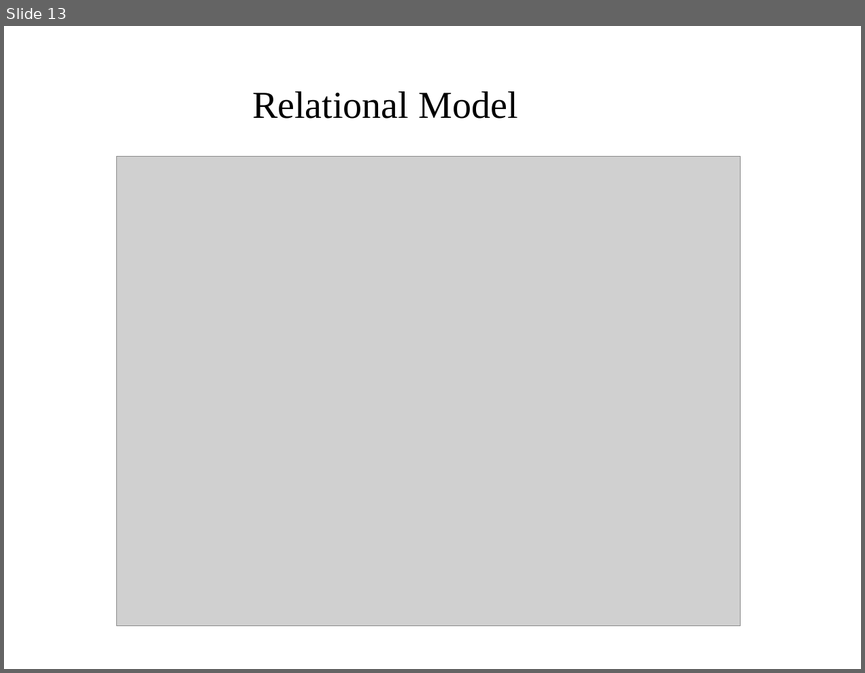
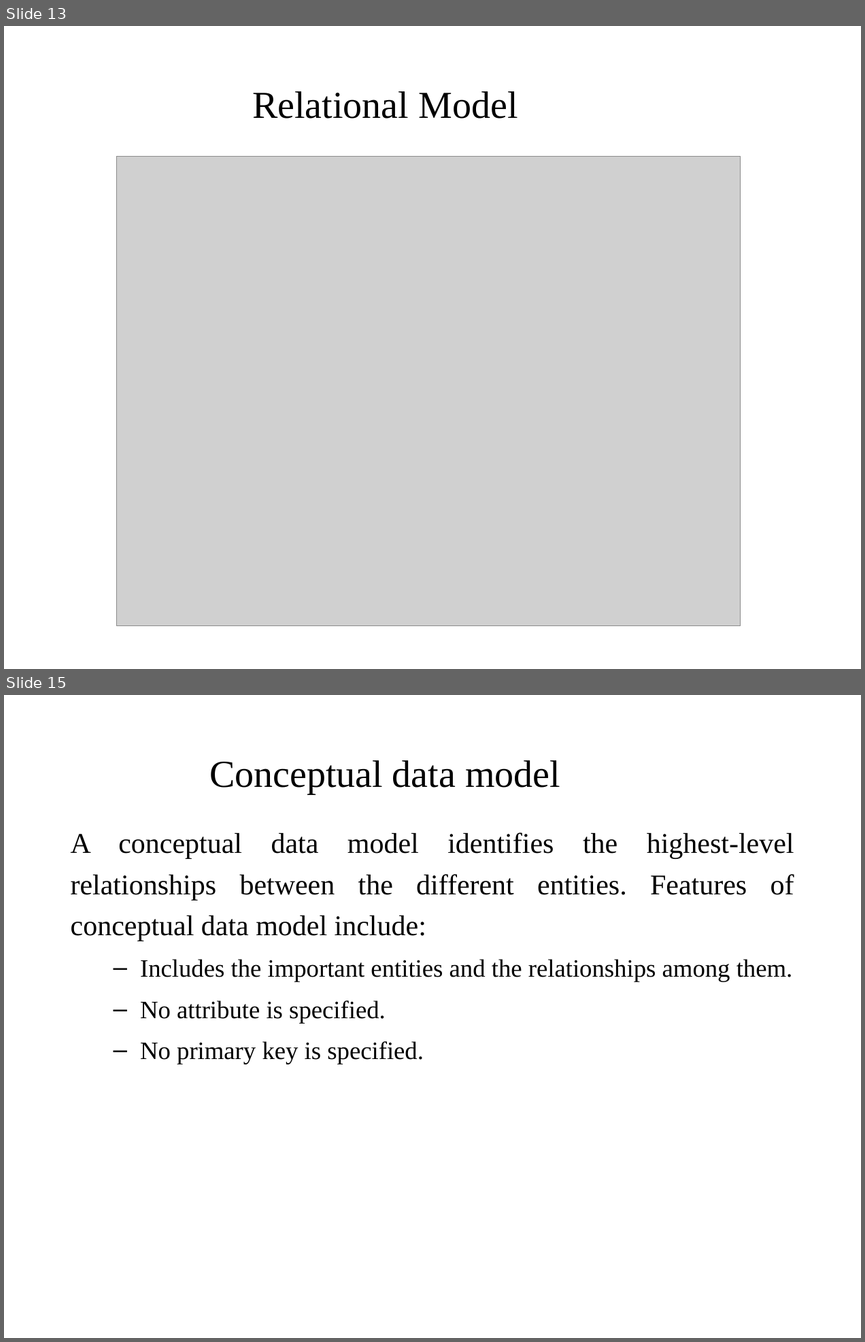
Before and after one commit to pankajfri/Training-Materials, a slide deck: Database Technologies/Session1.pptx. Shown one above the other, each under a label of ours: slide 13 before the commit, slides 13 and 15 after it; the slides between them are not shown. The pictures are 865x673 and 865x1342 pixels, drawn with LibreOffice and Linux fonts; fonts in the diff are those of the drawing; grey boxes stand for pictures; background and template pictures are left out. Boxes give left, top, right and bottom in pixels: in the first picture for what was removed or moved away, otherwise in the second. Text is boxed around its words. In the diff, an @@ line names an element or a change of style, - is before the commit and + after.

```diff
--- a/Database Technologies/Session1.pptx
+++ b/Database Technologies/Session1.pptx
@@ slide 15 added at (4, 695, 861, 1338), background #FFFFFF @@
@@ title added at (209, 760, 560, 794), 32 pt, text #000000 @@
+Conceptual data model
@@ text added at (71, 832, 794, 1064), 24 pt, text #000000 @@
+A conceptual data model identifies the highest-level relationships between the different entities. Features of conceptual data model include:
+  – Includes the important entities and the relationships among them.
+  – No attribute is specified.
+  – No primary key is specified.
```
Also in this commit, not shown: 2 slides changed, 6 other slides added, 5 other files.
